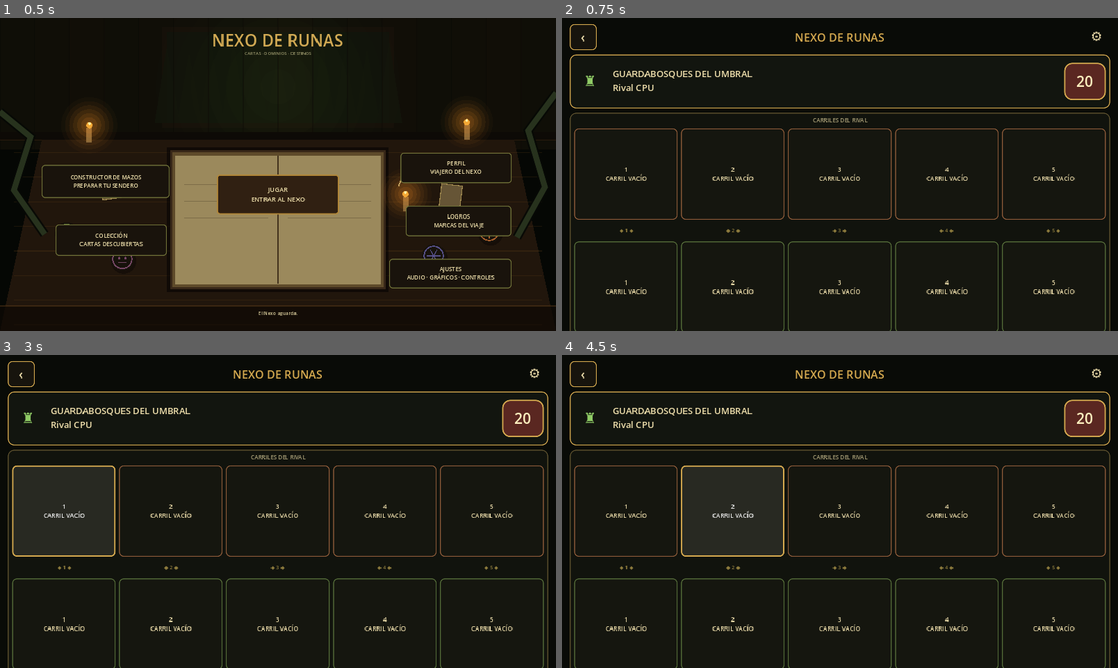
Above: before the commit, frames 1-4 (two rows, left to right).
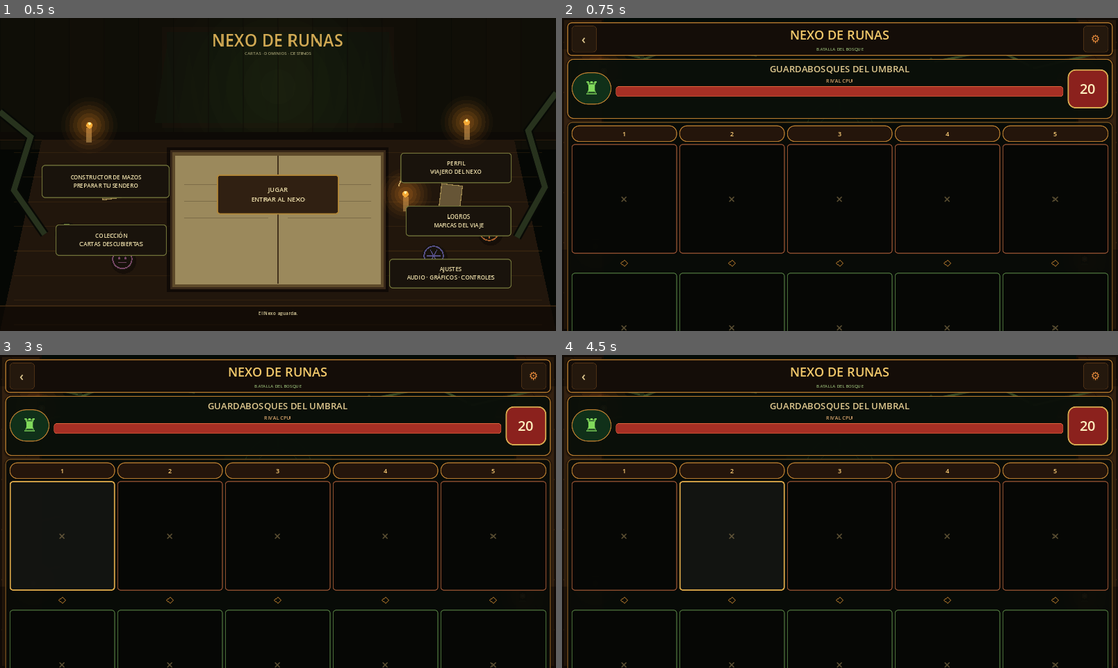
Above: after the commit, the same moments.

Repository: LoloscarPrr/Nexo-de-runas-v2
Game: Godot game, scene res://scenes/main.tscn
Same seed, same stepped clock (60 frames per second), same inputs: the game is played once before the commit and once after it.
Inputs (mouse positions are in pixels of both pictures, inside the frame that each line leads up to):
- Up to frame 1 (0.5 s): no input
- Up to frame 2 (0.75 s): click "JUGAR ENTRAR AL NEXO" at 0.5 s
- Up to frame 3 (3 s): click "‹" at 1.25 s; click "JUGAR ENTRAR AL NEXO" at 2 s; click "1 CARRIL VACÍO" (after the commit: "×") at 2.75 s
- Up to frame 4 (4.5 s): click (1095, 376) at 3.5 s, where only the run after the commit has a clickable "⚙"; click "2 CARRIL VACÍO" (after the commit: "×") at 4.25 s

Frame 1 is identical in both runs. In frame 2, 16% of the frame differs, in the area x 0-100%, y 0-100%; in frame 3, 17%; in frame 4, 16%.

Commit message:
Route battles to polished vertical Presentation

Diff:
--- a/scripts/main.gd
+++ b/scripts/main.gd
@@ -4,7 +4,7 @@
 ## La campaña legado sigue cargada para conservar saves, pero deja de dominar la UI.
 
 const CampaignViewScript = preload("res://scripts/ui/mockup_campaign_view.gd")
-const CanonicalBattleViewScript = preload("res://scripts/presentation/battle/vertical_battle_view.gd")
+const CanonicalBattleViewScript = preload("res://scripts/presentation/battle/vertical_battle_view_polished.gd")
 const MenuBackdropScript = preload("res://scripts/ui/canonical_main_menu_backdrop.gd")
 
 const INK := Color("eadca8")
